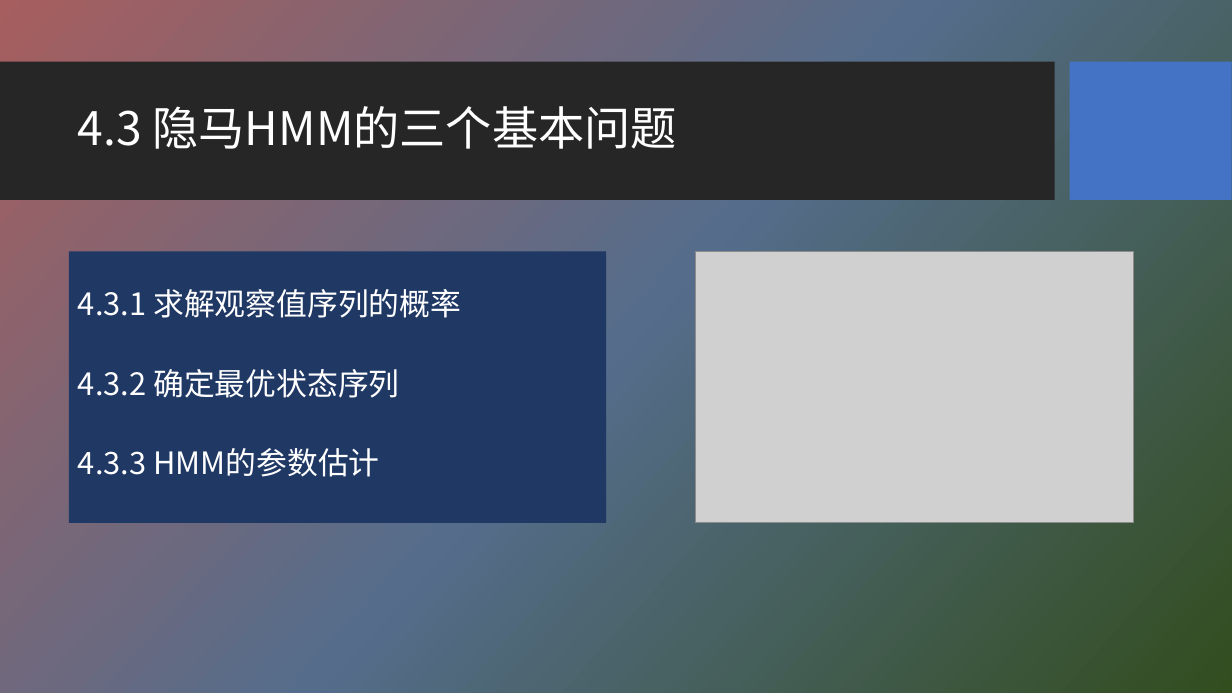
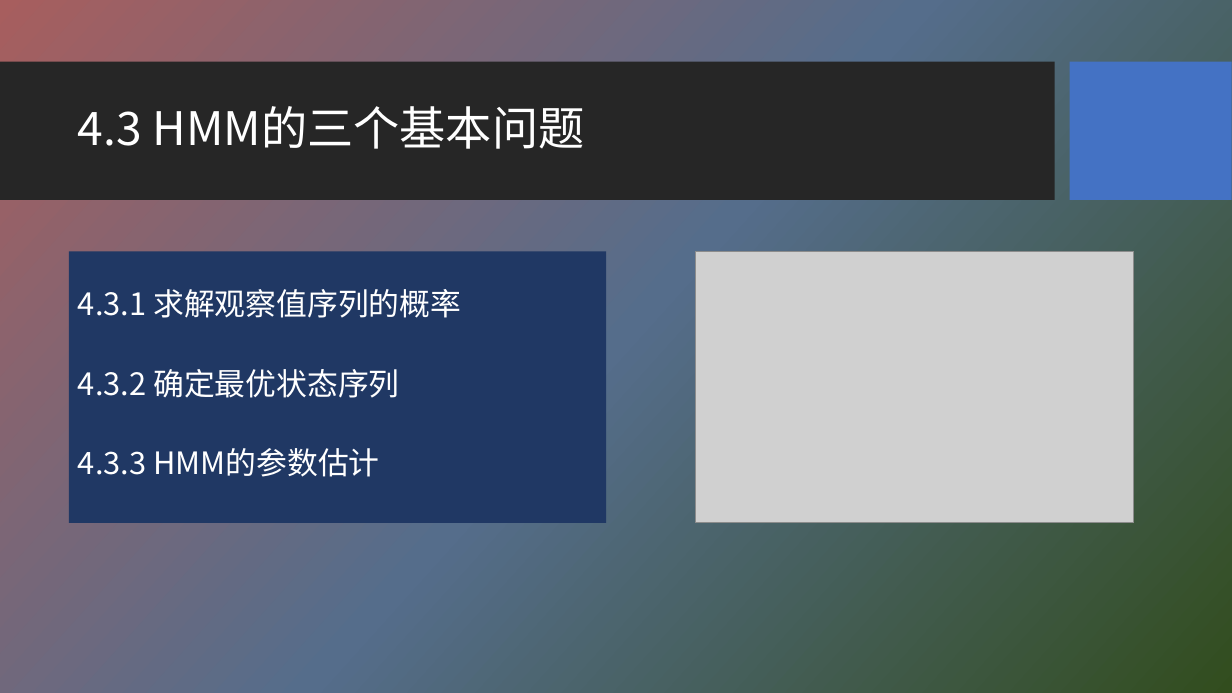
Before and after one commit to HBU/NLP_PPT, a slide deck: slide 10 of PPT-2020/ch04 隐马尔科夫模型.pptx. Drawn at 1232x693 pixels with LibreOffice and Linux fonts; fonts in the diff are those of the drawing; grey boxes stand for pictures; background and template pictures are left out. Boxes give left, top, right and bottom in pixels: in the first picture for what was removed or moved away, otherwise in the second. Text is boxed around its words. In the diff, an @@ line names an element or a change of style, - is before the commit and + after.

```diff
--- a/PPT-2020/ch04 隐马尔科夫模型.pptx
+++ b/PPT-2020/ch04 隐马尔科夫模型.pptx
@@ title at <box>78,106,584,149</box>: text changed @@
-4.3 隐马HMM的三个基本问题
+4.3 HMM的三个基本问题
```
Also in this commit, not shown: 15 other slides changed, 1 other file.
